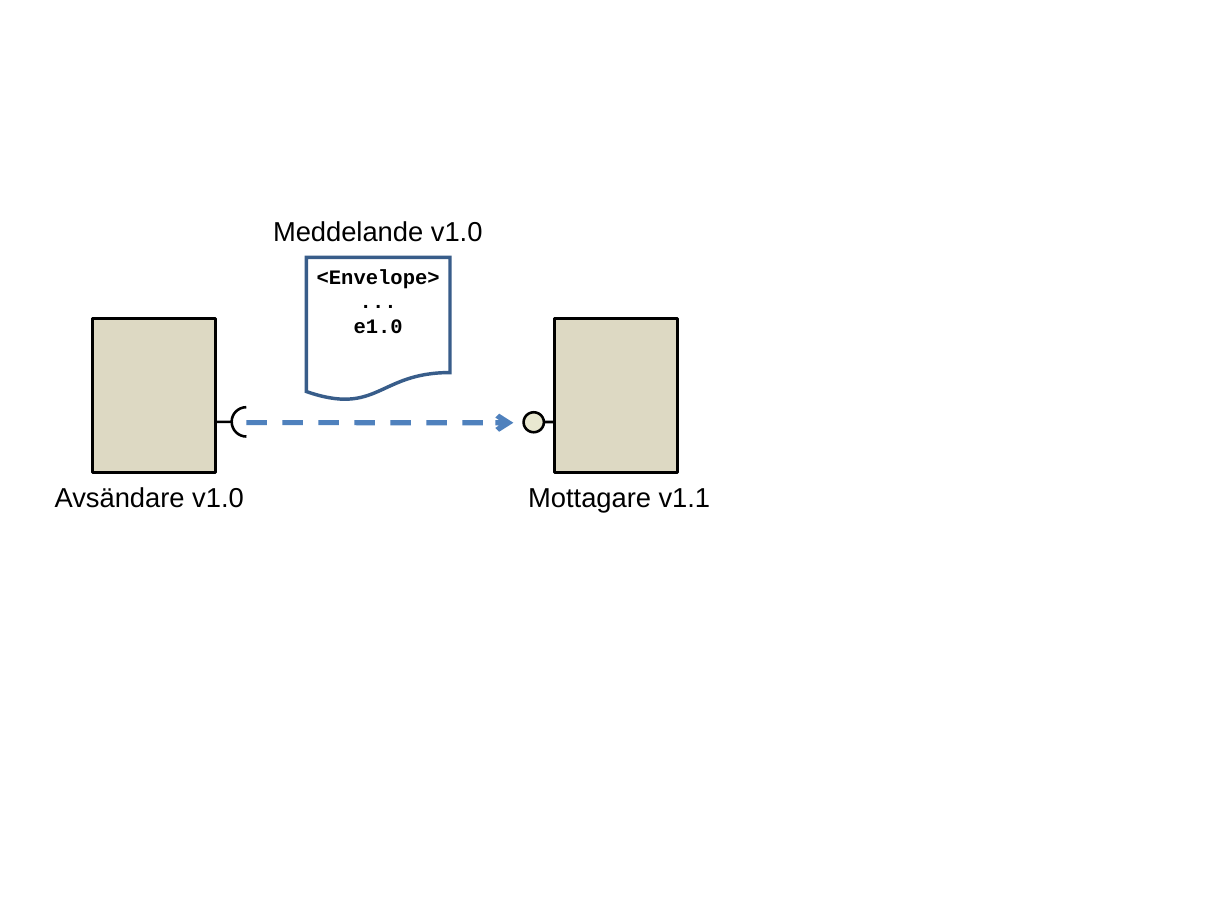
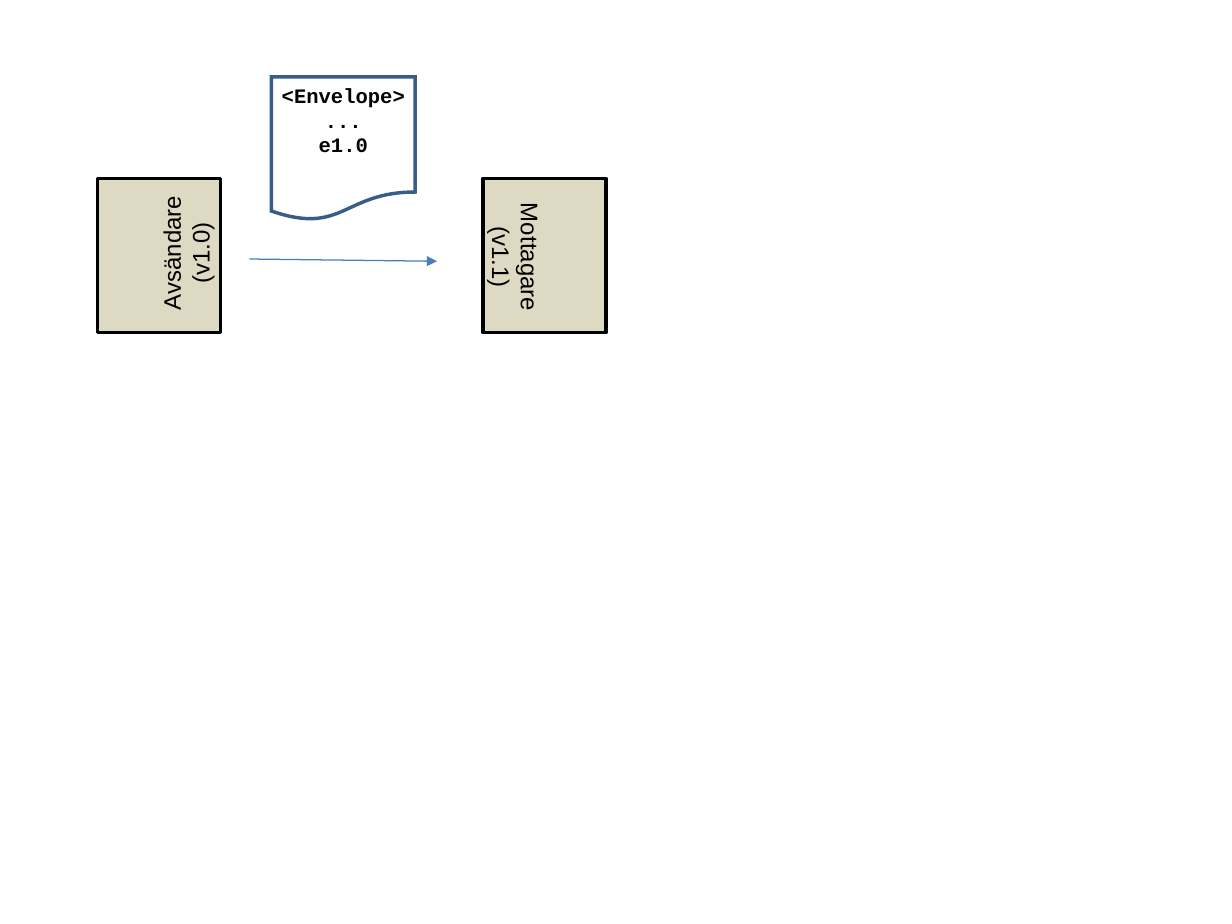
Before and after one commit to admstar/rivta, a slide deck: slide 12 of site/www/images/RIV-förvaltning, Illustrationer.ppt (slide 10 before the commit). Drawn at 1232x924 pixels with LibreOffice and Linux fonts; fonts in the diff are those of the drawing. Boxes give left, top, right and bottom in pixels: in the first picture for what was removed or moved away, otherwise in the second. Text is boxed around its words. In the diff, an @@ line names an element or a change of style, - is before the commit and + after.

```diff
--- a/site/www/images/RIV-förvaltning, Illustrationer.ppt
+++ b/site/www/images/RIV-förvaltning, Illustrationer.ppt
@@ text "<Envelope>": place and size @@
-text "<Envelope>" at <box>317,269,440,334</box>
+text "<Envelope>" at <box>282,88,405,153</box>
@@ flow chart document: place and size @@
-flow chart document at <box>307,257,451,402</box>
+flow chart document at <box>271,76,415,221</box>
@@ rectangle: place and size @@
-rectangle at <box>92,318,216,472</box>
+rectangle at <box>97,179,221,333</box>
@@ rectangle: place and size @@
-rectangle at <box>554,318,678,472</box>
+rectangle at <box>483,179,606,333</box>
@@ text "Avsändare" at <box>159,207,215,307</box>: rotation 0 to 270 degrees @@
@@ text at <box>159,207,215,307</box>: text changed; size 16 to 14 pt @@
-Avsändare v1.0
+Avsändare
+(v1.0)
@@ text "Mottagare" at <box>487,213,543,308</box>: rotation 0 to 90 degrees @@
@@ text removed at <box>273,221,483,242</box> @@
-Meddelande v1.0
@@ text at <box>487,213,543,308</box>: text changed; size 16 to 14 pt @@
-Mottagare v1.1
+Mottagare
+(v1.1)
@@ arrow added from (249, 259) to (437, 261), #4A7EBB 0.74 pt @@
@@ freeform shape removed at <box>232,408,246,423</box> @@
@@ ellipse removed at <box>524,411,543,431</box> @@
@@ line removed from (233, 421) to (195, 421) @@
@@ freeform shape removed at <box>232,421,246,436</box> @@
@@ arrow removed from (246, 423) to (514, 423) @@
@@ line removed from (588, 421) to (543, 421) @@
```
Also in this commit, not shown: 10 other slides changed, 2 slides added, 27 other files.
